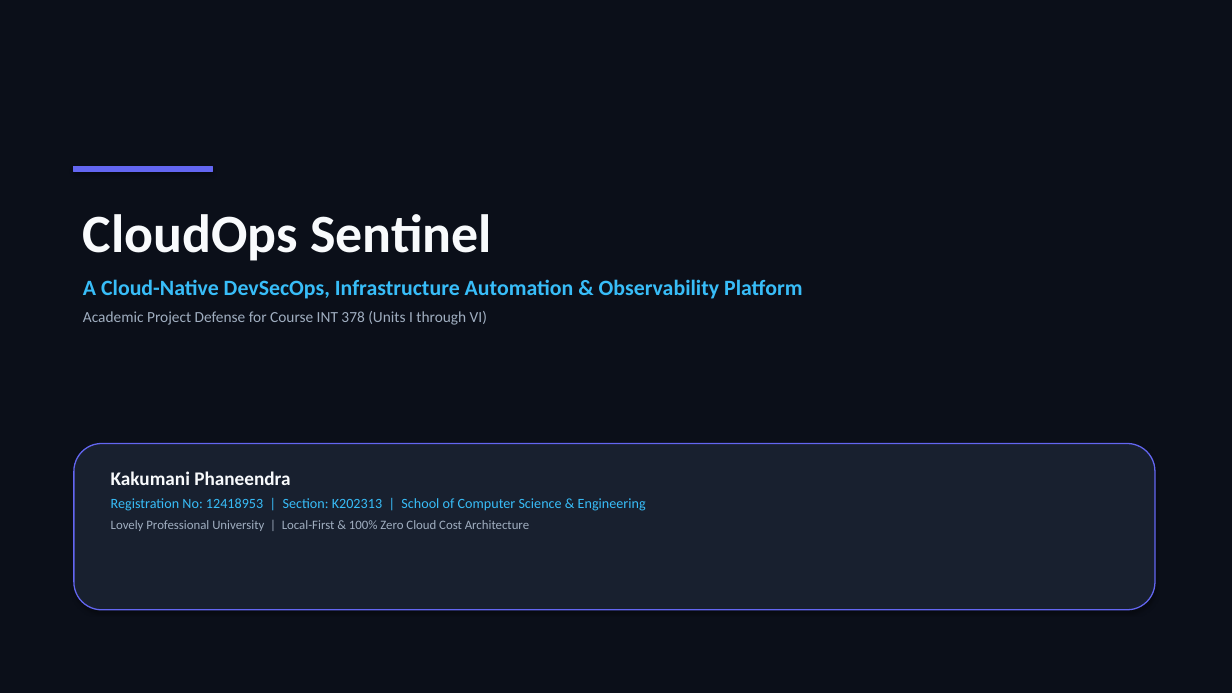
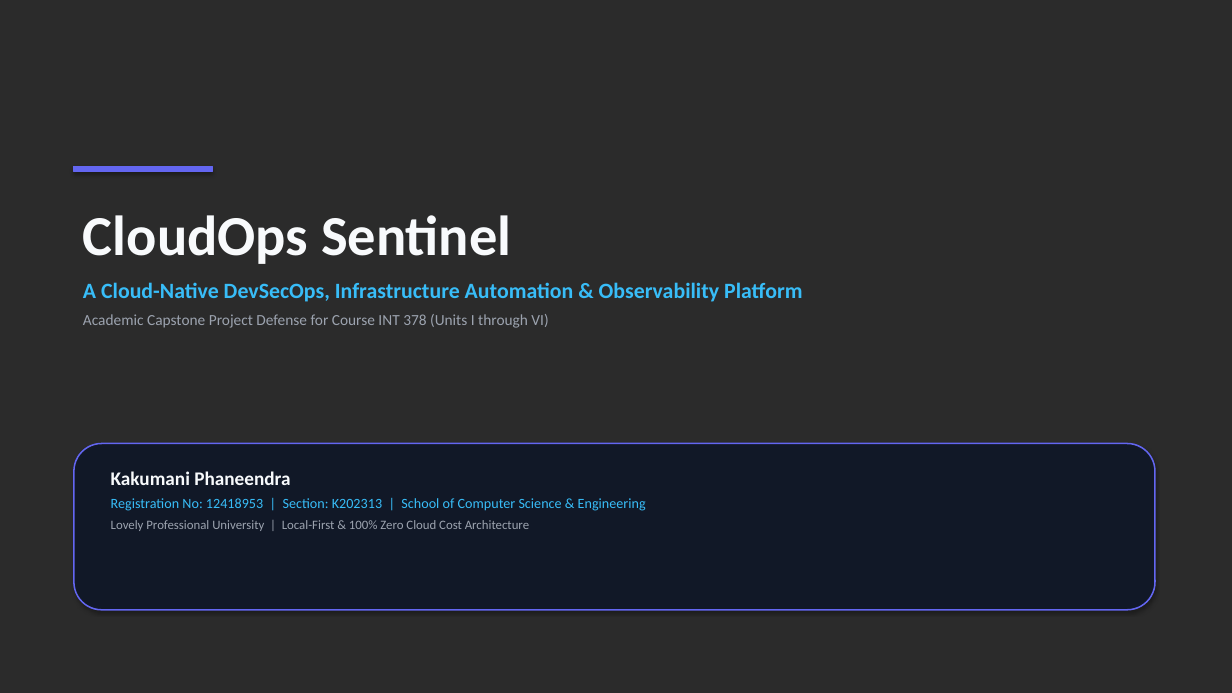
Before and after one commit to phanindra267/DevOps-WebApp, a slide deck: slide 1 of CloudOps_Sentinel_INT378_Presentation.pptx. Drawn at 1232x693 pixels with LibreOffice and Linux fonts; fonts in the diff are those of the drawing; background and template pictures are left out; a plain dark background stands for a picture behind light text. Boxes give left, top, right and bottom in pixels: in the first picture for what was removed or moved away, otherwise in the second. Text is boxed around its words. In the diff, an @@ line names an element or a change of style, - is before the commit and + after.

```diff
--- a/CloudOps_Sentinel_INT378_Presentation.pptx
+++ b/CloudOps_Sentinel_INT378_Presentation.pptx
@@ background #FFFFFF to picture (left out) @@
@@ rectangle removed at [0, 0, 1232, 693] @@
@@ text at [83, 215, 511, 264]: size 42 to 44 pt in "CloudOps Sentinel" @@
@@ text at [83, 314, 548, 328]: text changed; text colour #A0AEC0 to #9CA3AF @@
-Academic Project Defense for Course INT 378 (Units I through VI)
+Academic Capstone Project Defense for Course INT 378 (Units I through VI)
@@ rounded rectangle at [74, 444, 1155, 610]: fill #18202F to #111827; outline #6366F1 1 pt to #6366F1 1.2 pt @@
@@ text at [111, 520, 529, 531]: text colour #A0AEC0 to #9CA3AF in "Lovely Professional University | Local-First & 100% ..." @@
```
Also in this commit, not shown: 12 other slides changed, 35 other files.
